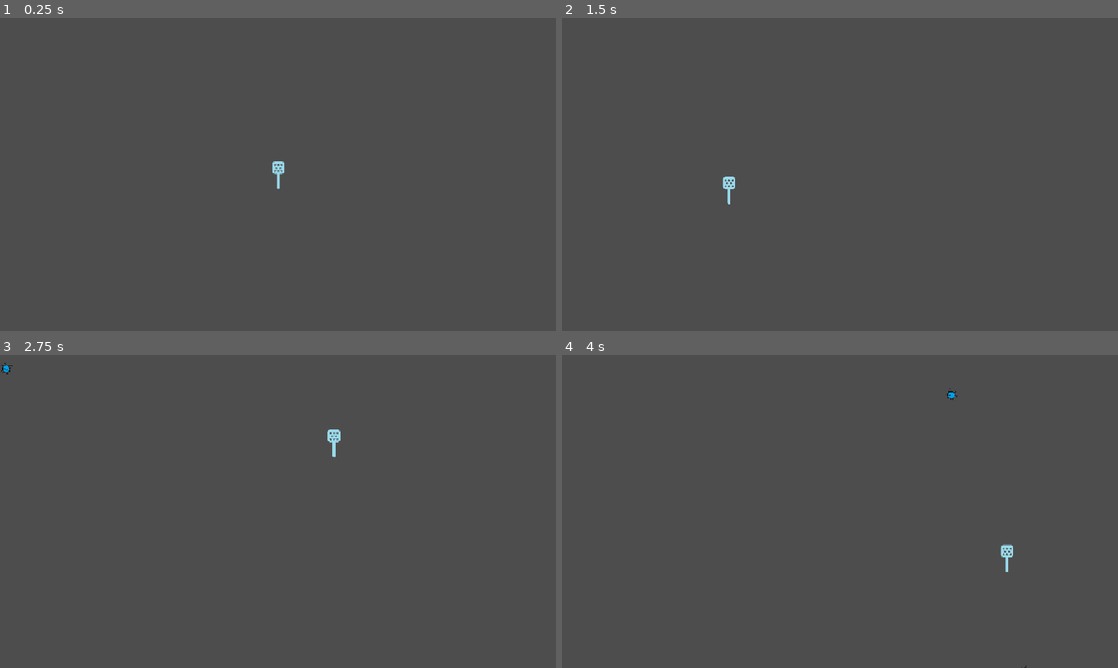
Above: before the commit, frames 1-4 (two rows, left to right).
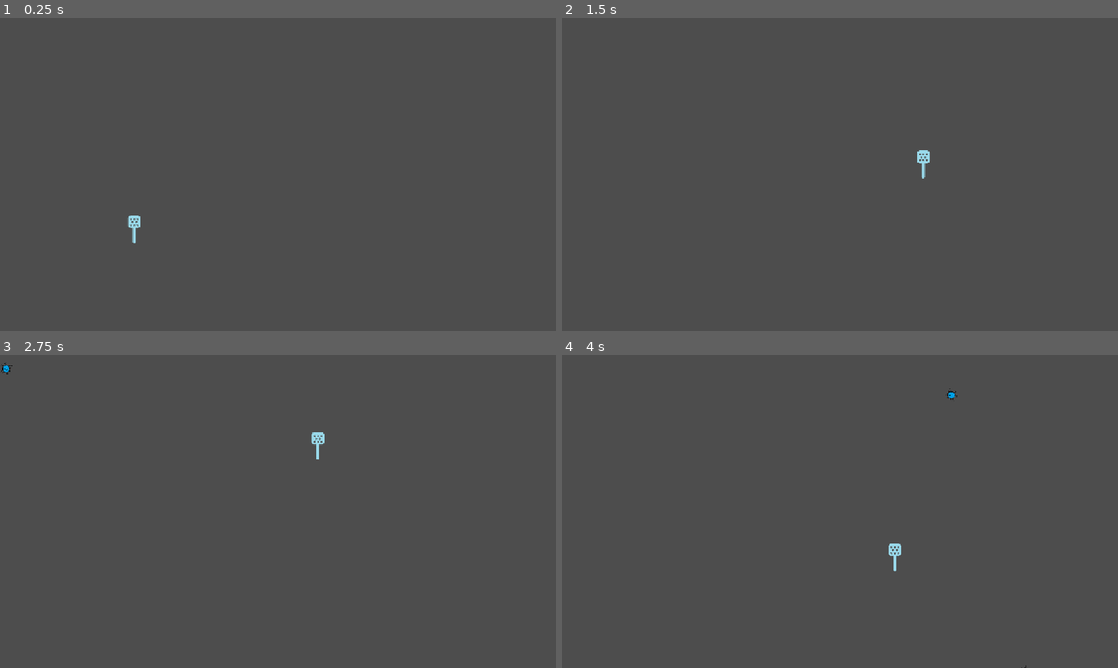
Above: after the commit, the same moments.

Repository: Evenwood/godotgamejame84
Game: Godot game, scene res://Main.tscn
The game is run twice, just before and just after one commit, with the same random seed, the same clock (stepped at 60 frames per second) and the same inputs.
Inputs (mouse positions are in pixels of both pictures, inside the frame that each line leads up to):
- Up to frame 1 (0.25 s): no input
- Up to frame 2 (1.5 s): move the mouse to (962, 158) at 0.52 s; move the mouse to (728, 190) at 1.27 s
- Up to frame 3 (2.75 s): move the mouse to (333, 442) at 2.02 s
- Up to frame 4 (4 s): move the mouse to (812, 574) at 2.77 s; move the mouse to (1006, 558) at 3.52 s

The runs differ from the first frame. In frame 1, 0.2% of the frame differs, in the area x 22-52%, y 45-72%; in frame 2, 0.2%; in frame 3, 0.2%; in frame 4, 0.2%.

Commit message:
Player physics
Added a simple physics-based movement to the player

Diff:
--- a/gamejam84/player/Player.tscn
+++ b/gamejam84/player/Player.tscn
@@ -6,8 +6,7 @@
 [sub_resource type="RectangleShape2D" id="RectangleShape2D_onrkg"]
 size = Vector2(24, 26)
 
-[node name="Player" type="Area2D"]
-position = Vector2(14, 29)
+[node name="Player" type="CharacterBody2D"]
 script = ExtResource("1_3c3w1")
 speed = 500
 metadata/_edit_group_ = true
@@ -18,5 +17,3 @@
 [node name="CollisionShape2D" type="CollisionShape2D" parent="."]
 position = Vector2(0, -15)
 shape = SubResource("RectangleShape2D_onrkg")
-
-[connection signal="body_entered" from="." to="." method="_on_body_entered"]
--- a/gamejam84/player/player.gd
+++ b/gamejam84/player/player.gd
@@ -1,4 +1,5 @@
-extends Area2D
+extends CharacterBody2D
+
 signal hit
 
 @export var speed = 400 # How fast the player will move (pixels/sec).
@@ -15,8 +16,21 @@
 
 # Called every frame. 'delta' is the elapsed time since the previous frame.
 func _process(delta: float) -> void:
-	global_position = get_global_mouse_position()
-	position.clamp(Vector2.ZERO, screen_size)
+	pass
+
+func _physics_process(delta):
+	var mouse_pos = get_global_mouse_position()
+	var distance_to_mouse = global_position.distance_to(mouse_pos)
+
+	# Stop moving if very close to mouse
+	if distance_to_mouse < 5.0:
+		velocity = velocity.lerp(Vector2.ZERO, 10.0 * delta)
+	else:
+		var direction = (mouse_pos - global_position).normalized()
+		var target_velocity = direction * speed
+		velocity = velocity.lerp(target_velocity, 3 * delta)
+
+	move_and_slide()
 
 
 func _on_body_entered(body: Node2D) -> void:
--- a/gamejam84/project.godot
+++ b/gamejam84/project.godot
@@ -22,3 +22,12 @@
 [dotnet]
 
 project/assembly_name="gamejam84"
+
+[input]
+
+swat={
+"deadzone": 0.2,
+"events": [Object(InputEventMouseButton,"resource_local_to_scene":false,"resource_name":"","device":-1,"window_id":0,"alt_pressed":false,"shift_pressed":false,"ctrl_pressed":false,"meta_pressed":false,"button_mask":1,"position":Vector2(76, 16),"global_position":Vector2(85, 64),"factor":1.0,"button_index":1,"canceled":false,"pressed":true,"double_click":false,"script":null)
+, Object(InputEventKey,"resource_local_to_scene":false,"resource_name":"","device":-1,"window_id":0,"alt_pressed":false,"shift_pressed":false,"ctrl_pressed":false,"meta_pressed":false,"pressed":false,"keycode":0,"physical_keycode":32,"key_label":0,"unicode":32,"location":0,"echo":false,"script":null)
+]
+}
